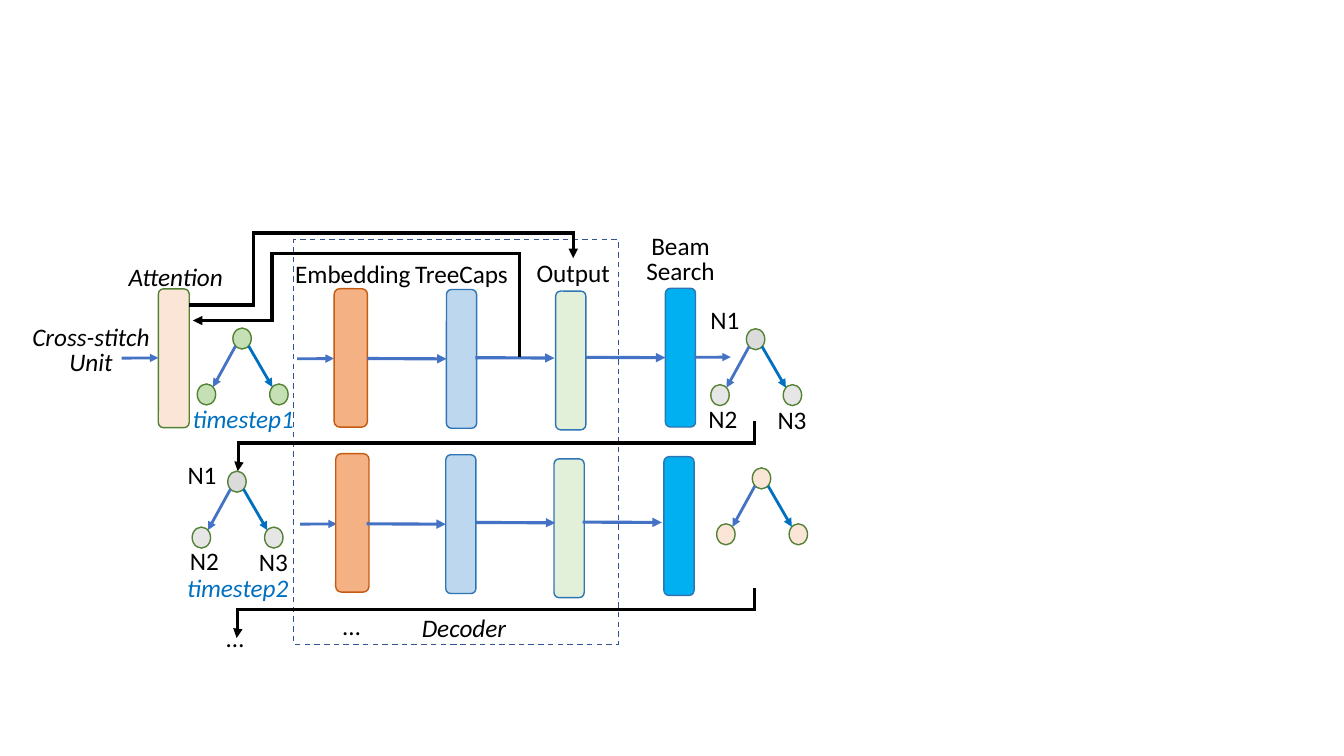
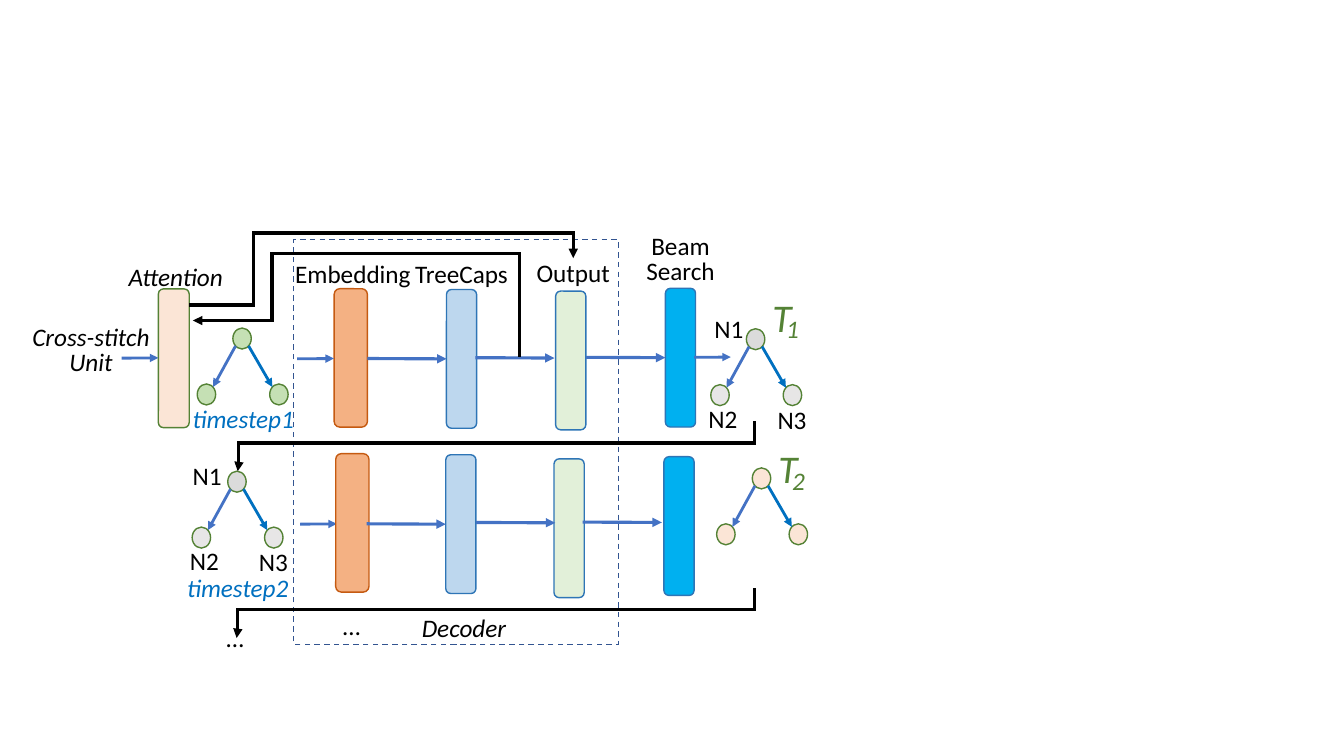
Before and after one commit to tien-n-nguyen/apr-study, a slide deck: slide 12 of Figures.pptx. Drawn at 1344x756 pixels with LibreOffice and Linux fonts; fonts in the diff are those of the drawing. Boxes give left, top, right and bottom in pixels: in the first picture for what was removed or moved away, otherwise in the second. Text is boxed around its words. In the diff, an @@ line names an element or a change of style, - is before the commit and + after.

```diff
--- a/Figures.pptx
+++ b/Figures.pptx
@@ text "N1": place and size @@
-text "N1" at [710,312,739,329]
+text "N1" at [714,321,743,338]
@@ text added at [772,307,791,338], 28 pt, text #548235, italic @@
+T
@@ text added at [786,321,799,338], 18 pt, text #548235, italic @@
+1
@@ text "N1": place and size @@
-text "N1" at [188,467,217,484]
+text "N1" at [193,468,222,485]
@@ text added at [778,458,797,490], 28 pt, text #548235, italic @@
+T
@@ text added at [792,473,805,490], 18 pt, text #548235, italic @@
+2
```
Also in this commit, not shown: 2 other files.
